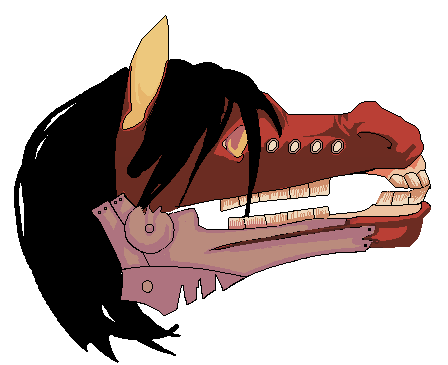
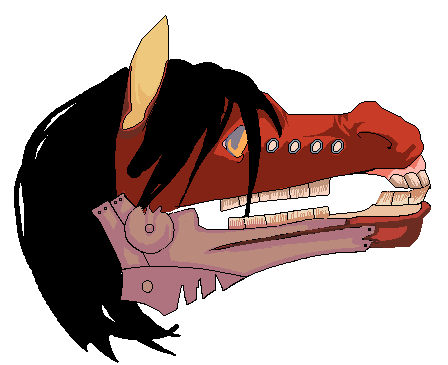
Two versions of the same layered image (448 × 365). Layer-by-layer changes:
removed layer "Filter Layer 29 (Gradient Map)" (was color, 59%) over (115, 93, 430, 213)
removed group "Group 25" (3 layers) over (116, 184, 430, 213)
removed layer "Paint Layer 27" (was overlay) from group "Group 25" over (117, 195, 316, 213)
removed layer "Paint Layer 26" from group "Group 25" over (209, 185, 430, 211)
removed layer "Copy of Group 18 Merged" (1st of 2, in "Group 25") from group "Group 25" over (116, 184, 430, 213)
removed group "Group 19" (15 layers) over (115, 93, 430, 213)
removed group "Group 20" (3 layers) from group "Group 19" over (115, 103, 162, 158)
renamed "Paint Layer 10" to "Group 25", moved it out of group "Group 19", painted on it over (115, 93, 430, 213)
removed layer "TopJaw" from group "Group 19" over (115, 93, 430, 212)
removed layer "Paint Layer 24" from group "Group 19" over (220, 171, 430, 211)
removed layer "Paint Layer 23" from group "Group 19" over (358, 153, 425, 179)
removed layer "Paint Layer 22" from group "Group 19" over (115, 93, 427, 213)
removed group "Group 1" (4 layers) from group "Group 19" over (115, 93, 430, 213)
removed layer "Copy of Group 18 Merged" (2nd of 2, in "Group 19" › "Group 1") from group "Group 1" over (276, 189, 288, 200)
removed layer "Paint Layer 16" (1st of 2, in "Group 19" › "Group 1") from group "Group 1" over (222, 125, 249, 157)
removed layer "Paint Layer 15" from group "Group 1" over (220, 139, 430, 211)
removed layer "Paint Layer 13" from group "Group 1" over (115, 93, 423, 213)
renamed "Ear1" to "Group 19", moved it out of group "Group 20", painted on it over (115, 93, 430, 213)
removed layer "Paint Layer 21" from group "Group 20" over (115, 103, 162, 158)
removed layer "Paint Layer 12" from group "Group 20" over (117, 103, 156, 139)
removed layer "Paint Layer 28" (was 74%) from group "Group 19" over (225, 126, 245, 156)
